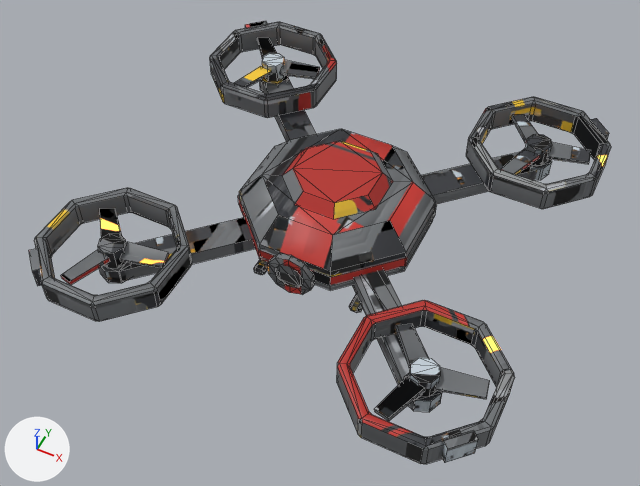
An edit to the FBX model Tools/ModelFactory/R4SixStyles1/models/06_R41ModularTech/FlyingDrone/FlyingDrone_LOD1.fbx, drawn before and after from the same camera.
Camera for both pictures: a 50 mm camera at (0.243, -0.52, 0.647) aimed at (-0.003, -0.028, 0.032). Every picture has the same lights, and +X, +Y and +Z are marked at lower left. The first picture is the older version. Mesh edges are drawn as thin lines.

In view in the first picture: 'FlyingDrone_LOD1'.
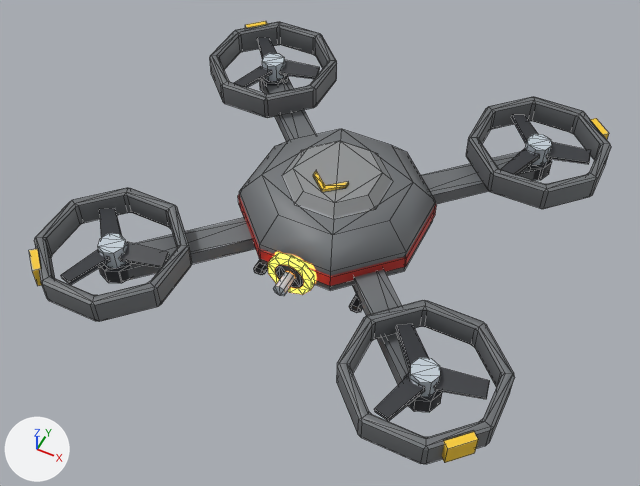
Changed parts and their boxes (x1, y1, x2, y2) in the pictures (640 x 486 px; the box of a moved part takes in the faces that stretch with it):
part 1 of me_flyingdrone_body_002, added: after (273, 271, 296, 296)
part 2 of me_flyingdrone_body_002, moved or reshaped: (101, 61, 596, 401) in both
part 3 of me_flyingdrone_body_002, surface changed: (29, 21, 611, 464) in both

The edits, one by one:
me_flyingdrone_body_002 is used by ob_flyingdrone_lod1; location (0.0, 0.0, 0.0).
me_flyingdrone_body_002 had 876 vertices, 1033 faces and spanned x -0.208..0.208, y -0.208..0.208, z 0.0..0.102.
me_flyingdrone_body_002 now has 916 vertices, 1088 faces and spans x -0.208..0.208, y -0.208..0.208, z 0.0..0.105.
me_flyingdrone_body_002 part 1: a new loose piece, an 8-sided cylinder along y spanning x -0.006..0.006, y -0.112..-0.086, z 0.05..0.062, in mat_flyingdrone_06_r41modulartech.
Part 2, on me_flyingdrone_body_002:
2 vertices are removed from x 0.047, y -0.059, z 0.042..0.056.
123 faces are deleted.
20 vertices are added at x -0.139..0.139, y -0.151..0.151, z 0.042..0.105.
6 new vertices lie (0.0, 0.006, 0.0) away from vertices in x -0.016..0.016, y -0.03..-0.016, z 0.101..0.105.
158 new faces join them.
me_flyingdrone_body_002 part 3: 910 kept faces spanning x -0.208..0.208, y -0.208..0.208, z 0.0..0.102 get new texture (UV) coordinates.
